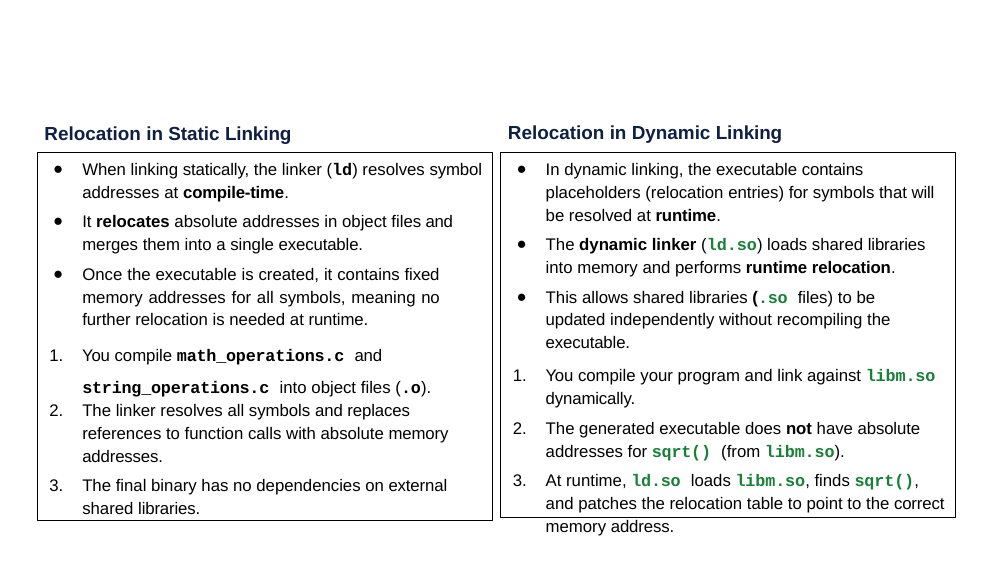
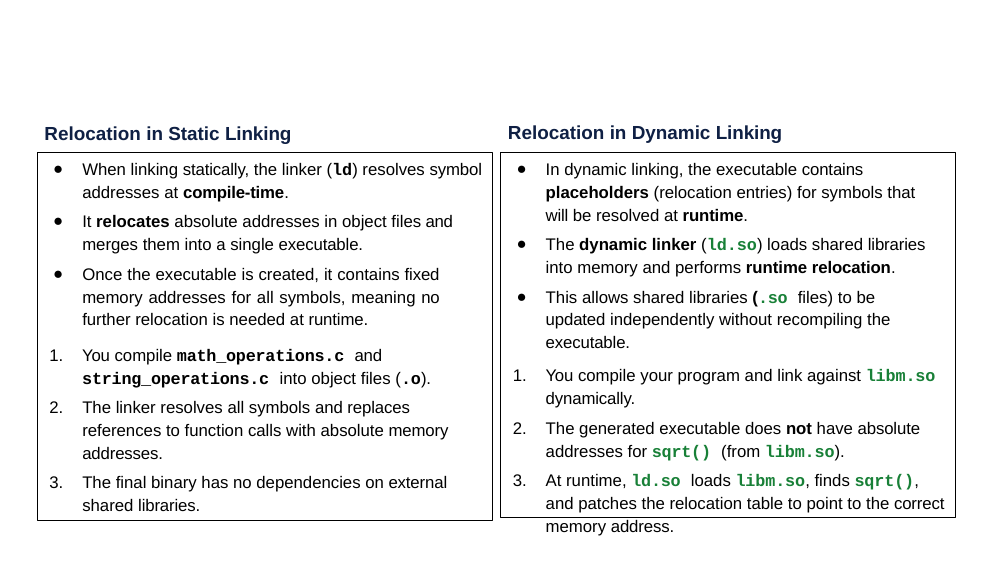
Before and after one commit to rbjohns8/CSC362-Spring-2026, a slide deck: slide 9 of Lecture Slides/11 - Static Libraries and Relocation Techniques.pptx. Drawn at 1008x567 pixels with LibreOffice and Linux fonts; fonts in the diff are those of the drawing; background and template pictures are left out. Boxes give left, top, right and bottom in pixels: in the first picture for what was removed or moved away, otherwise in the second. Text is boxed around its words. In the diff, an @@ line names an element or a change of style, - is before the commit and + after.

```diff
--- a/Lecture Slides/11 - Static Libraries and Relocation Techniques.pptx
+++ b/Lecture Slides/11 - Static Libraries and Relocation Techniques.pptx
@@ text in rectangle at (546, 163, 915, 221): bold on in "placeholders" @@
@@ text in rectangle at (82, 349, 431, 388): text changed @@
-1. You compile math_operations.c and
-string_operations.c into object files (.o).
+1. You compile math_operations.c and
+   string_operations.c into object files (.o).
```
Also in this commit, not shown: 10 other slides changed.
